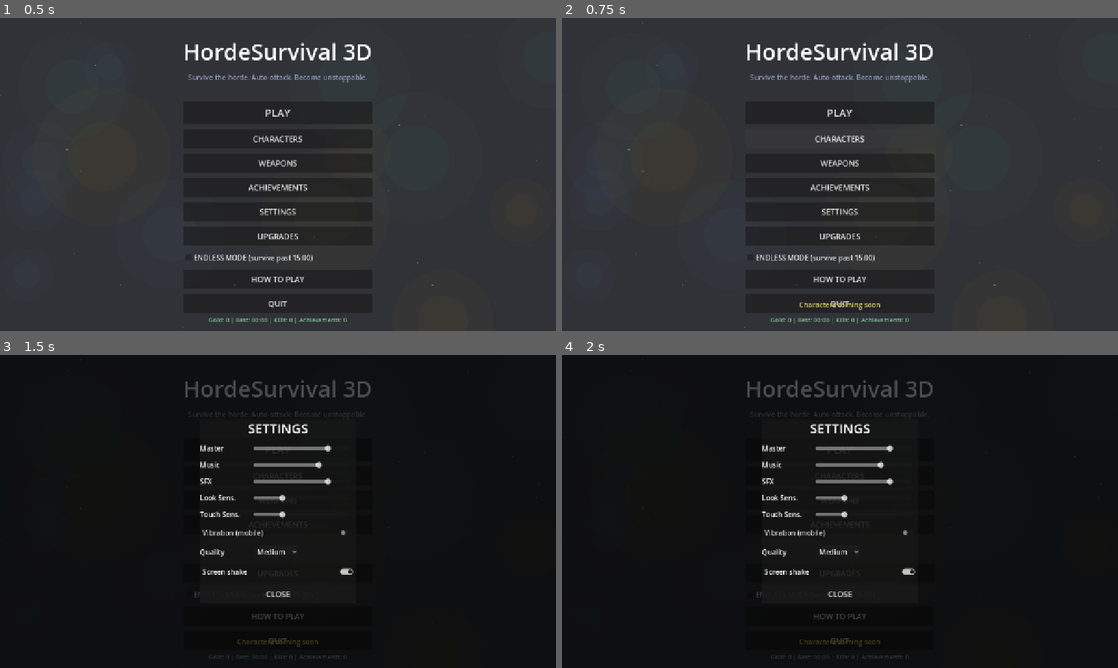
Above: before the commit, frames 1-4 (two rows, left to right).
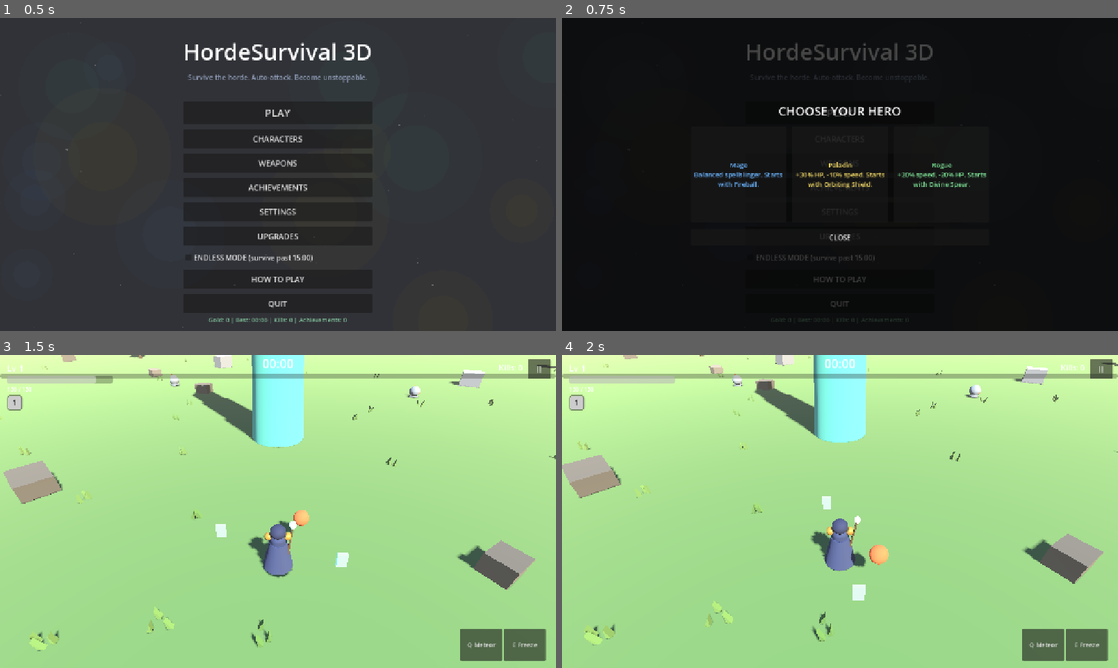
Above: after the commit, the same moments.

Repository: mohsen-niksirat/Horde_Survival_3D
Game: Godot game, scene res://scenes/bootstrap/Boot.tscn
The game is run twice, just before and just after one commit, with the same random seed, the same clock (stepped at 60 frames per second) and the same inputs.
Inputs:
- Up to frame 1 (0.5 s): no input
- Up to frame 2 (0.75 s): click "CHARACTERS" at 0.5 s
- Up to frame 3 (1.5 s): click "SETTINGS" at 1.25 s
- Up to frame 4 (2 s): no input

Frame 1 is identical in both runs. In frame 2, 93% of the frame differs, in the area x 0-100%, y 0-100%; in frame 3, 100%; in frame 4, 100%.

Commit message:
feat(V13): 3 playable characters + character select screen
- CharacterData resource (id, name, color, description, starting
  weapon, stat modifiers)
- Mage (balanced, Fireball), Paladin (+30% HP -10% speed, Orbiting
  Shield), Rogue (+20% speed -20% HP, Divine Spear)
- CharacterSelect overlay from the CHARACTERS menu button; selection
  stored in GameManager, applied at run start (stats + starting weapon,
  orbit weapons spawn their node correctly)
- tests/test_v13_chars.gd V13_CHARS_PASS (paladin shield+130hp+orbit
  node, rogue spear+80hp); regression green (v12 flake re-verified)

Diff:
--- /dev/null
+++ b/data/characters/mage.tres
@@ -0,0 +1,14 @@
+[gd_resource type="Resource" script_class="CharacterData" load_steps=2 format=3 uid="uid://char_mage001"]
+
+[ext_resource type="Script" path="res://scripts/progression/character_data.gd" id="1"]
+
+[resource]
+script = ExtResource("1")
+id = "mage"
+display_name = "Mage"
+description = "Balanced spellslinger. Starts with Fireball."
+color = Color(0.42, 0.71, 1, 1)
+starting_weapon_id = "fireball"
+max_hp_pct = 0.0
+move_speed_pct = 0.0
+might_pct = 0.0
--- /dev/null
+++ b/data/characters/paladin.tres
@@ -0,0 +1,14 @@
+[gd_resource type="Resource" script_class="CharacterData" load_steps=2 format=3 uid="uid://char_paladin01"]
+
+[ext_resource type="Script" path="res://scripts/progression/character_data.gd" id="1"]
+
+[resource]
+script = ExtResource("1")
+id = "paladin"
+display_name = "Paladin"
+description = "+30% HP, -10% speed. Starts with Orbiting Shield."
+color = Color(0.95, 0.85, 0.4, 1)
+starting_weapon_id = "orbiting_shield"
+max_hp_pct = 0.3
+move_speed_pct = -0.1
+might_pct = 0.0
--- /dev/null
+++ b/data/characters/rogue.tres
@@ -0,0 +1,14 @@
+[gd_resource type="Resource" script_class="CharacterData" load_steps=2 format=3 uid="uid://char_rogue001"]
+
+[ext_resource type="Script" path="res://scripts/progression/character_data.gd" id="1"]
+
+[resource]
+script = ExtResource("1")
+id = "rogue"
+display_name = "Rogue"
+description = "+20% speed, -20% HP. Starts with Divine Spear."
+color = Color(0.5, 0.9, 0.6, 1)
+starting_weapon_id = "divine_spear"
+max_hp_pct = -0.2
+move_speed_pct = 0.2
+might_pct = 0.0
--- a/scenes/main/main.gd
+++ b/scenes/main/main.gd
@@ -41,6 +41,16 @@
 	projectile_root.name = "Projectiles"
 	add_child(projectile_root)
 	player.bind_combat(enemy_manager, projectile_root)
+
+	# V13: apply the selected character (stats; weapon set in bind_combat)
+	var char_path := "res://data/characters/%s.tres" % GameManager.selected_character_id
+	if ResourceLoader.exists(char_path):
+		var ch: CharacterData = load(char_path)
+		player.stat_block.add_modifier("max_hp", 0.0, ch.max_hp_pct)
+		player.stat_block.add_modifier("move_speed", 0.0, ch.move_speed_pct)
+		player.stat_block.add_modifier("might", 0.0, ch.might_pct)
+		player.on_stats_changed()
+		player.health.setup(player.stat_block.get_stat("max_hp"))
 
 	# Horde spawning
 	wave_manager = Node.new()
--- /dev/null
+++ b/scenes/menu/CharacterSelect.tscn
@@ -0,0 +1,49 @@
+[gd_scene load_steps=2 format=3 uid="uid://charselect0001"]
+
+[ext_resource type="Script" path="res://scenes/menu/character_select.gd" id="1"]
+
+[node name="CharacterSelect" type="Control"]
+process_mode=3
+layout_mode=3
+anchors_preset=15
+anchor_right=1.0
+anchor_bottom=1.0
+grow_horizontal=2
+grow_vertical=2
+script=ExtResource("1")
+
+[node name="Dim" type="ColorRect" parent="."]
+layout_mode=1
+anchors_preset=15
+anchor_right=1.0
+anchor_bottom=1.0
+grow_horizontal=2
+grow_vertical=2
+color=Color(0, 0, 0, 0.72)
+
+[node name="Center" type="CenterContainer" parent="."]
+layout_mode=1
+anchors_preset=15
+anchor_right=1.0
+anchor_bottom=1.0
+grow_horizontal=2
+grow_vertical=2
+
+[node name="Layout" type="VBoxContainer" parent="Center"]
+layout_mode=2
+theme_override_constants/separation=16
+
+[node name="Title" type="Label" parent="Center/Layout"]
+layout_mode=2
+theme_override_font_sizes/font_size=28
+text="CHOOSE YOUR HERO"
+horizontal_alignment=1
+
+[node name="Cards" type="HBoxContainer" parent="Center/Layout"]
+layout_mode=2
+theme_override_constants/separation=14
+
+[node name="Close" type="Button" parent="Center/Layout"]
+custom_minimum_size=Vector2(360, 38)
+layout_mode=2
+text="CLOSE"
--- a/scenes/menu/MainMenu.tscn
+++ b/scenes/menu/MainMenu.tscn
@@ -1,9 +1,10 @@
-[gd_scene load_steps=5 format=3 uid="uid://menu0000000001"]
+[gd_scene load_steps=6 format=3 uid="uid://menu0000000001"]
 
 [ext_resource type="Script" path="res://scenes/menu/main_menu.gd" id="1"]
 [ext_resource type="PackedScene" path="res://scenes/menu/SettingsMenu.tscn" id="2"]
 [ext_resource type="Script" path="res://scenes/menu/menu_animated_bg.gd" id="3"]
 [ext_resource type="PackedScene" path="res://scenes/menu/MetaShop.tscn" id="4"]
+[ext_resource type="PackedScene" path="res://scenes/menu/CharacterSelect.tscn" id="5"]
 
 [node name="MainMenu" type="Control"]
 layout_mode=3
@@ -139,4 +140,6 @@
 
 [node name="SettingsMenu" parent="." instance=ExtResource("2")]
 
+[node name="CharacterSelect" parent="." instance=ExtResource("5")]
+
 [node name="MetaShop" parent="." instance=ExtResource("4")]
--- /dev/null
+++ b/scenes/menu/character_select.gd
@@ -0,0 +1,32 @@
+extends Control
+## Character select: 3 cards, pick applies id + starts the run.
+
+const CHARS := ["mage", "paladin", "rogue"]
+
+@onready var cards: HBoxContainer = $Center/Layout/Cards
+@onready var close_button: Button = $Center/Layout/Close
+
+func _ready() -> void:
+	visible = false
+	process_mode = Node.PROCESS_MODE_ALWAYS
+	close_button.pressed.connect(func(): visible = false)
+	for id in CHARS:
+		var path := "res://data/characters/%s.tres" % id
+		if not ResourceLoader.exists(path):
+			continue
+		var data: CharacterData = load(path)
+		var card := Button.new()
+		card.custom_minimum_size = Vector2(220, 220)
+		card.text = "%s\n\n%s" % [data.display_name, data.description]
+		card.autowrap_mode = TextServer.AUTOWRAP_WORD_SMART
+		card.add_theme_color_override("font_color", data.color)
+		card.add_theme_font_size_override("font_size", 15)
+		card.pressed.connect(_on_pick.bind(data))
+		cards.add_child(card)
+
+func open() -> void:
+	visible = true
+
+func _on_pick(data: CharacterData) -> void:
+	GameManager.selected_character_id = data.id
+	GameManager.start_game()
--- a/scenes/menu/main_menu.gd
+++ b/scenes/menu/main_menu.gd
@@ -16,7 +16,7 @@
 
 func _ready() -> void:
 	play_button.pressed.connect(_on_play_pressed)
-	characters_button.pressed.connect(_on_placeholder_pressed.bind("Characters coming soon"))
+	characters_button.pressed.connect(_on_characters_pressed)
 	weapons_button.pressed.connect(_on_placeholder_pressed.bind("Weapons collection coming soon"))
 	achievements_button.pressed.connect(_on_achievements_pressed)
 	settings_button.pressed.connect(_on_settings_pressed)
@@ -43,6 +43,10 @@
 	RunManager.endless = endless_check.button_pressed
 	GameManager.start_game()
 
+func _on_characters_pressed() -> void:
+	AudioManager.play_game_sfx("ui_click")
+	$CharacterSelect.open()
+
 func _on_upgrades_pressed() -> void:
 	AudioManager.play_game_sfx("ui_click")
 	$MetaShop.open()
--- a/scenes/player/player.gd
+++ b/scenes/player/player.gd
@@ -36,8 +36,12 @@
 func bind_combat(enemy_manager: Node, projectile_root: Node3D) -> void:
 	## Called by Main after both player and systems exist.
 	weapon_controller.setup(self, enemy_manager, projectile_root)
-	# MVP starting weapon (Phase 6 makes this data/character-driven)
-	weapon_controller.add_weapon(load("res://data/weapons/fireball.tres"))
+	# Starting weapon: selected character's weapon (V13), default fireball
+	var char_path := "res://data/characters/%s.tres" % GameManager.selected_character_id
+	var weapon_id := "fireball"
+	if ResourceLoader.exists(char_path):
+		weapon_id = (load(char_path) as CharacterData).starting_weapon_id
+	weapon_controller.add_weapon(load("res://data/weapons/%s.tres" % weapon_id))
 
 func get_pickup_radius() -> float:
 	return stat_block.get_stat("pickup_radius")
--- /dev/null
+++ b/scripts/progression/character_data.gd
@@ -0,0 +1,13 @@
+class_name CharacterData
+extends Resource
+## Playable character definition.
+
+@export var id: String = "mage"
+@export var display_name: String = "Mage"
+@export var description: String = "Balanced spellslinger"
+@export var color: Color = Color(0.42, 0.71, 1.0)
+@export var starting_weapon_id: String = "fireball"
+## Stat modifiers applied at run start (percent).
+@export var max_hp_pct: float = 0.0
+@export var move_speed_pct: float = 0.0
+@export var might_pct: float = 0.0
--- /dev/null
+++ b/tests/test_v13_chars.gd
@@ -0,0 +1,54 @@
+extends SceneTree
+## V13 validation: 3 character .tres load; selecting a character applies
+## its starting weapon + stat modifiers at run start.
+
+var failures := 0
+
+func _initialize() -> void:
+	var game_manager := root.get_node("GameManager")
+
+	# --- Resources load ---
+	for id in ["mage", "paladin", "rogue"]:
+		var c: CharacterData = load("res://data/characters/%s.tres" % id)
+		_check(c != null and c.starting_weapon_id != "", "character loads: " + id)
+
+	# --- Paladin: orbiting shield + 30% HP ---
+	game_manager.selected_character_id = "paladin"
+	var main_ps: PackedScene = load("res://scenes/main/Main.tscn")
+	var main := main_ps.instantiate()
+	root.add_child(main)
+	for i in range(4):
+		await process_frame
+		await physics_frame
+	var player: CharacterBody3D = main.get_node("World/Player")
+	_check(player.weapon_controller.weapons[0].data.id == "orbiting_shield", "paladin starts with shield")
+	_check(absf(player.health.max_hp - 130.0) < 0.01, "paladin +30 HP (max=%.0f)" % player.health.max_hp)
+	var orbit_root: Node3D = player.get_node_or_null("OrbitRoot")
+	_check(orbit_root != null and orbit_root.get_child_count() > 0, "paladin orbit node spawned")
+	main.queue_free()
+	await process_frame
+
+	# --- Rogue: divine spear + 20% HP ---
+	game_manager.selected_character_id = "rogue"
+	var main2 := main_ps.instantiate()
+	root.add_child(main2)
+	for i in range(4):
+		await process_frame
+		await physics_frame
+	var p2: CharacterBody3D = main2.get_node("World/Player")
+	_check(p2.weapon_controller.weapons[0].data.id == "divine_spear", "rogue starts with spear")
+	_check(absf(p2.health.max_hp - 80.0) < 0.01, "rogue -20 HP (max=%.0f)" % p2.health.max_hp)
+	main2.queue_free()
+
+	if failures == 0:
+		print("V13_CHARS_PASS")
+	else:
+		print("V13_CHARS_FAIL failures=", failures)
+	quit(0 if failures == 0 else 1)
+
+func _check(cond: bool, label: String) -> void:
+	if cond:
+		print("OK: ", label)
+	else:
+		push_error("FAIL: " + label)
+		failures += 1
